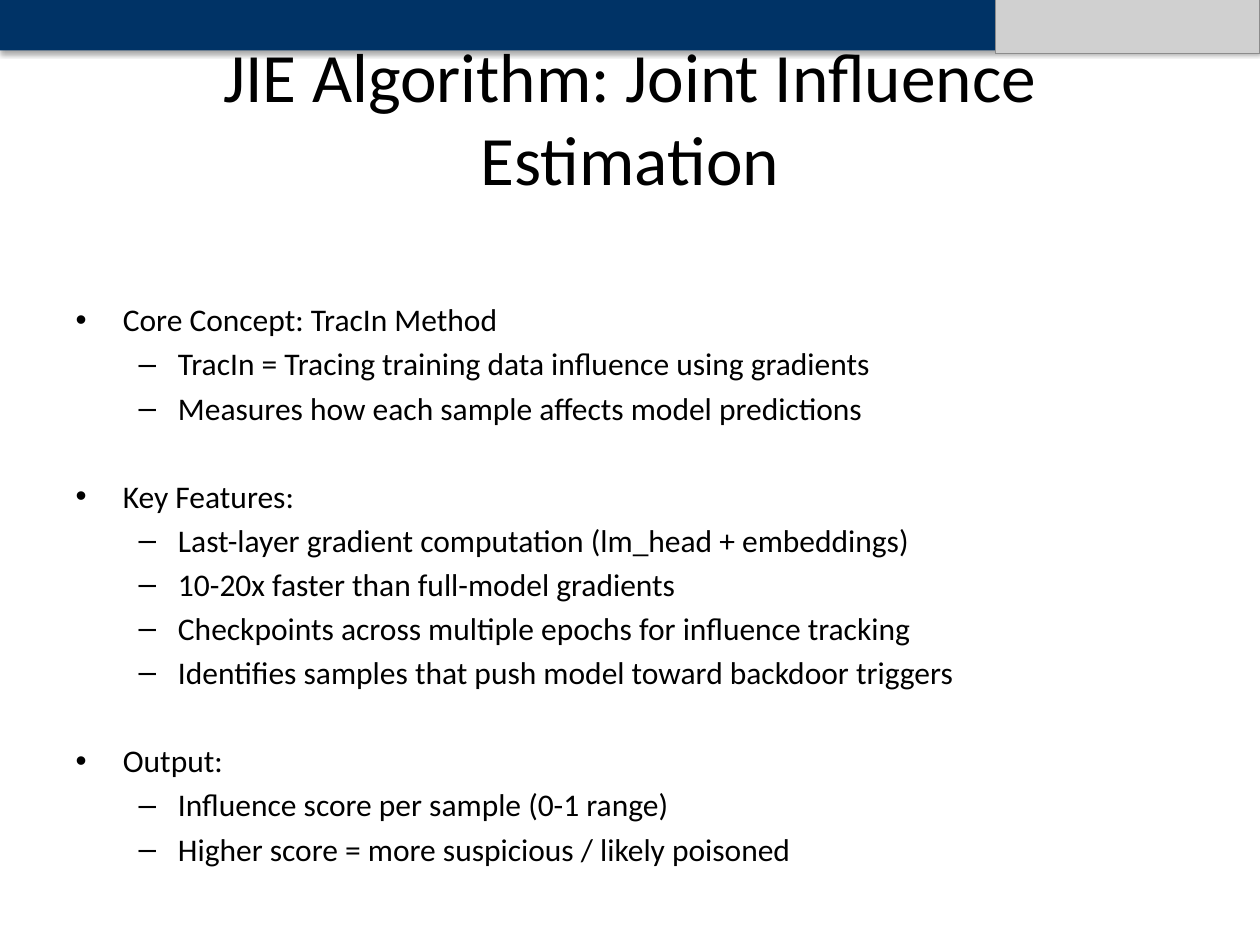
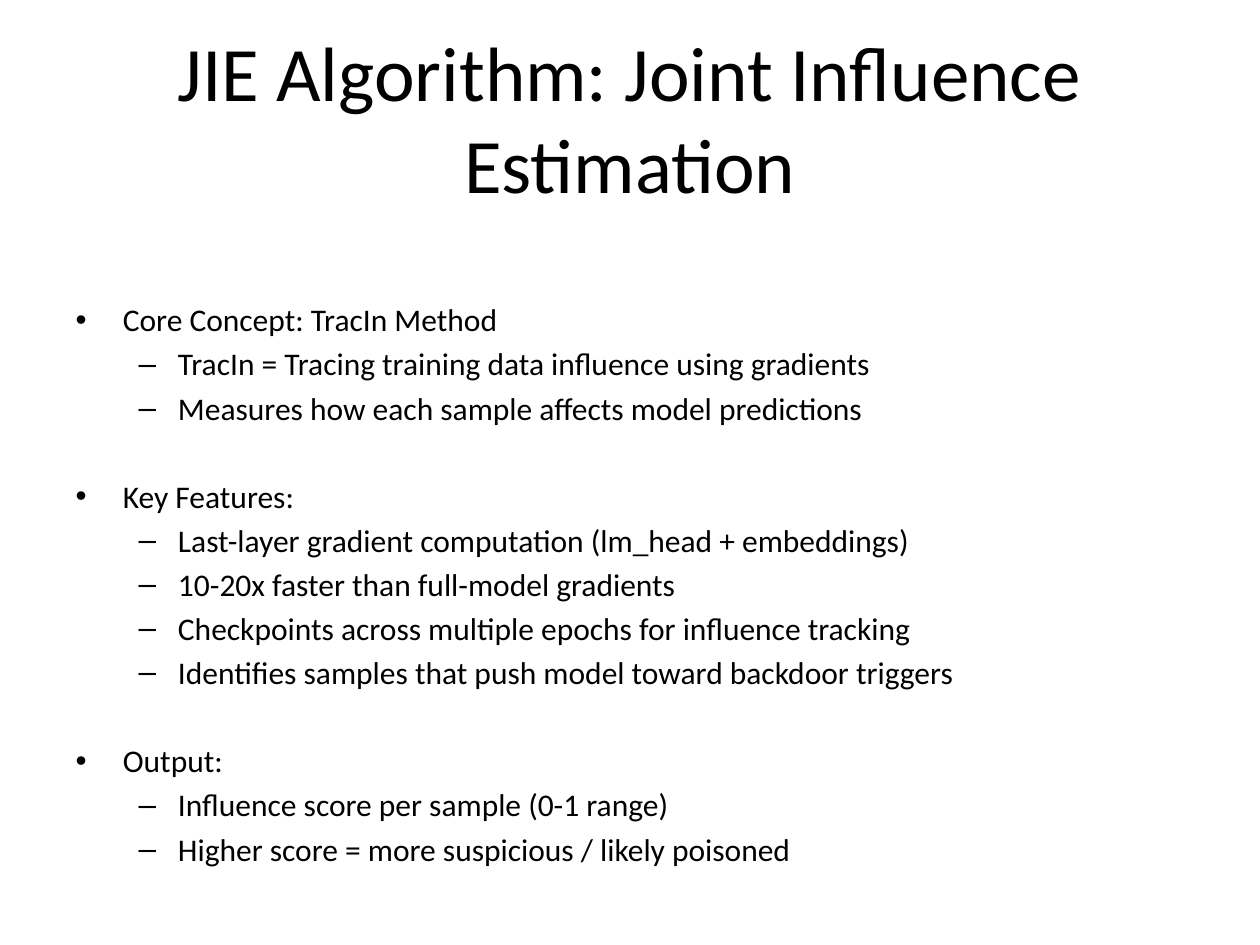
Before and after one commit to Jinendran10/Mini-Project, a slide deck: slide 5 of AI_Data_Poisoning_Mitigation_Presentation.pptx (slide 6 before the commit). Drawn at 1260x945 pixels with LibreOffice and Linux fonts; fonts in the diff are those of the drawing; grey boxes stand for pictures. Boxes give left, top, right and bottom in pixels: in the first picture for what was removed or moved away, otherwise in the second. Text is boxed around its words. In the diff, an @@ line names an element or a change of style, - is before the commit and + after.

```diff
--- a/AI_Data_Poisoning_Mitigation_Presentation.pptx
+++ b/AI_Data_Poisoning_Mitigation_Presentation.pptx
@@ rectangle removed at (x1=0, y1=0, x2=1260, y2=50) @@
@@ picture removed at (x1=995, y1=0, x2=1260, y2=53) @@
@@ title "JIE Algorithm: Joint Influence Estimation" at (x1=178, y1=47, x2=1080, y2=194): size 39.6 to 44 pt @@
```
Also in this commit, not shown: 16 other slides changed, 1 slide added, 2 slides removed, 5 other files.
